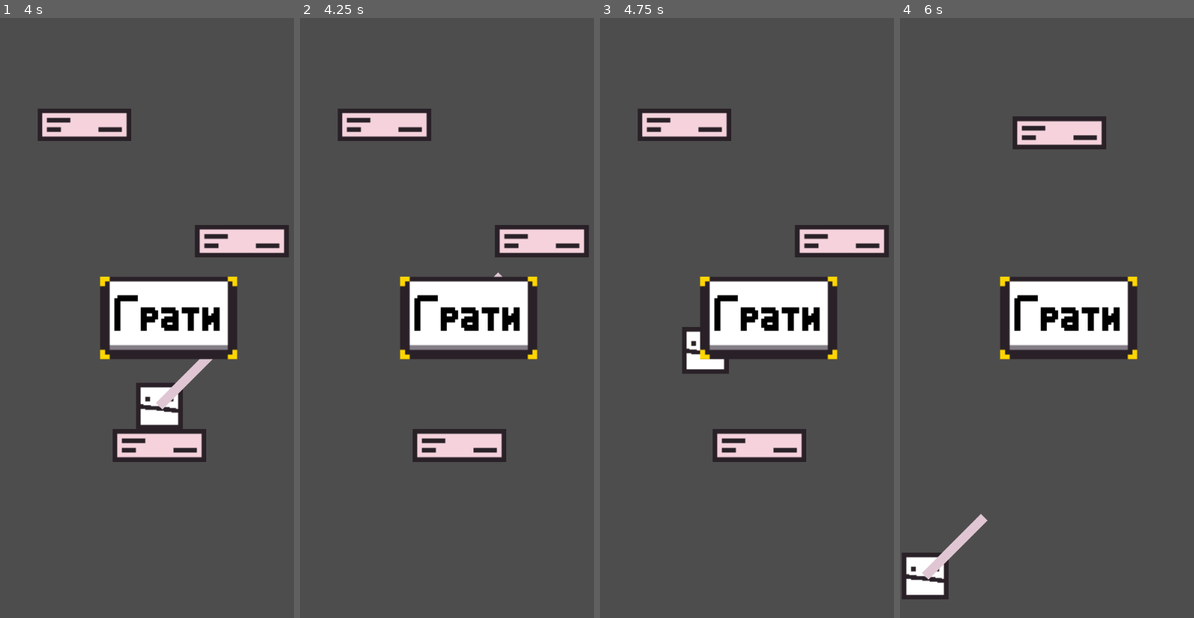
Above: before the commit, frames 1-4 (left to right).
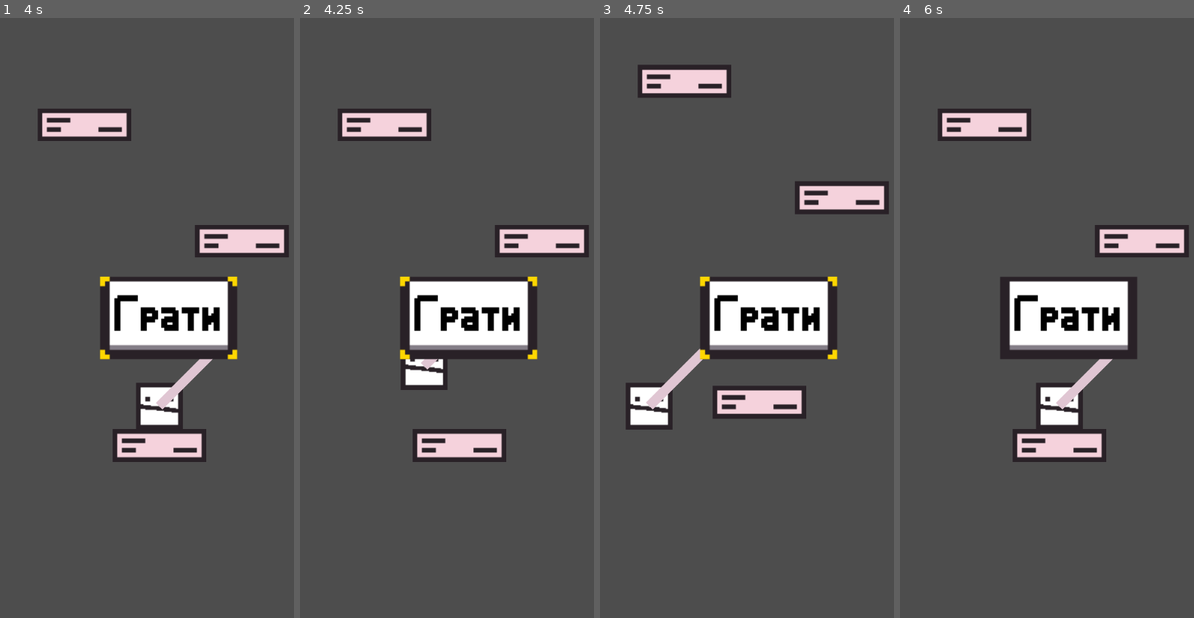
Above: after the commit, the same moments.

Repository: Damglador/PixelJump
Game: Godot game, scene res://scenes/game.tscn
The game is run twice, just before and just after one commit, with the same random seed, the same clock (stepped at 60 frames per second) and the same inputs.
Inputs (mouse positions are in pixels of both pictures, inside the frame that each line leads up to):
- Up to frame 1 (4 s): click "Грати" at 0.5 s; click "Грати" at 1.25 s; click "Грати" at 2 s; tap Enter at 2.75 s; move the mouse to (244, 288) at 2.77 s; click (244, 288) at 2.92 s; tap Space at 3.5 s; drag from (99, 348) to (152, 438) at 3.52 s
- Up to frame 2 (4.25 s): no input
- Up to frame 3 (4.75 s): move the mouse to (802, 186) at 4.27 s; click (802, 186) at 4.42 s
- Up to frame 4 (6 s): drag from (1052, 438) to (967, 228) at 5.02 s; move the mouse to (1170, 408) at 5.77 s; click (1170, 408) at 5.92 s

Frame 1 is identical in both runs. In frame 2, 0.8% of the frame differs, in the area x 34-69%, y 42-62%; in frame 3, 12%, in the area x 8-99%, y 7-74%; in frame 4, 9.4%.

Commit message:
Cleanup + change power

Diff:
--- a/src/scripts/player.gd
+++ b/src/scripts/player.gd
@@ -4,10 +4,11 @@
 @onready var death_zone = get_tree().get_root().get_node("Game/DeathZone")
 @onready var arrow = $TheArrow
 @export_category("Jump")
-@export var POWER = 1.5
+@export var POWER = 3.0
 @export var MAXJUMP_Y = 1000
 @export var MAXJUMP_X = 500
 @export var FRICTION = 3
+@export var XOFFSET = 1
 var maxpos = 640
 var startpos = null
 var endpos = null
@@ -25,12 +26,8 @@
 	pass # Replace with function body
 
 func _launch(start:Vector2, end:Vector2) -> void:
-	#print("Start = " + str(start[0]) + " " + str(start[1]))
-	#print("End = " + str(end[0]) + " " + str(end[1]))
-	var y = (-(end[1] - start[1])*3) * POWER
-	var x = (-(end[0] - start[0])  ) * POWER
-	#print("X = " + str(x))
-	#print("Y = " + str(y))
+	var y = (-(end[1] - start[1])        ) * POWER
+	var x = (-(end[0] - start[0])/XOFFSET) * POWER
 	jump(x, y)
 
 
